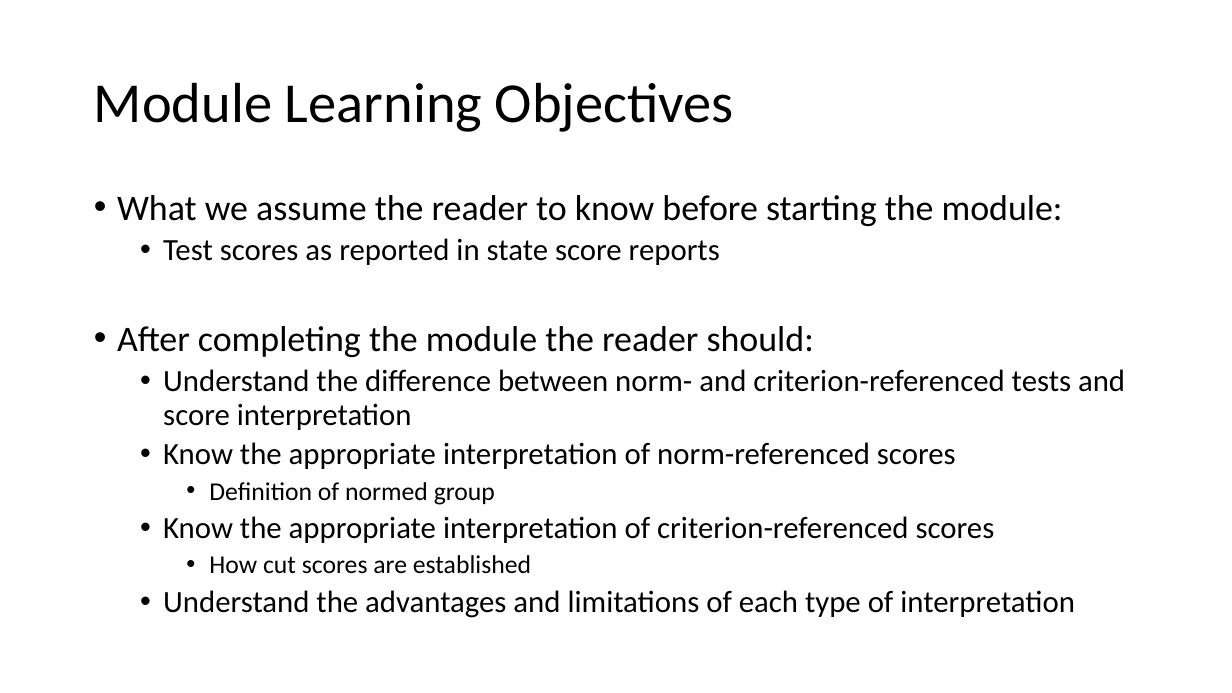
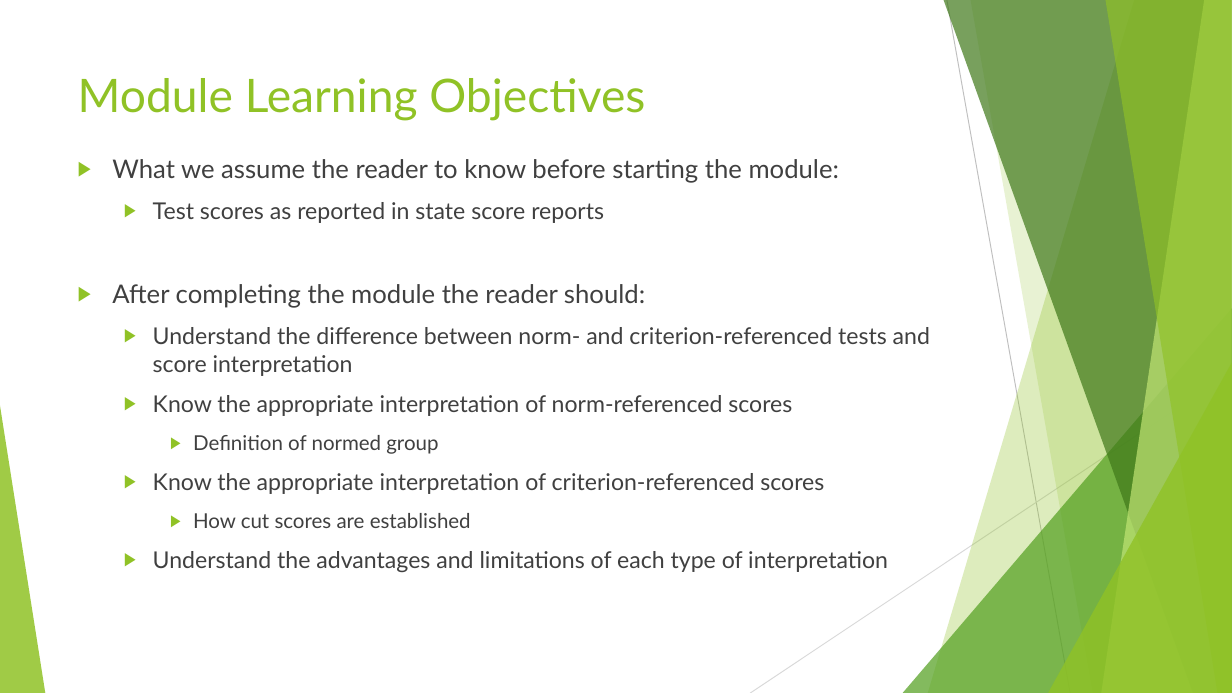
Before and after one commit to lcancado/Center-Internship-Presentations, a slide deck: slide 6 of Internship Update June 11.pptx. Drawn at 1232x693 pixels with LibreOffice and Linux fonts; fonts in the diff are those of the drawing. Boxes give left, top, right and bottom in pixels: in the first picture for what was removed or moved away, otherwise in the second. Text is boxed around its words. In the diff, an @@ line names an element or a change of style, - is before the commit and + after.

```diff
--- a/Internship Update June 11.pptx
+++ b/Internship Update June 11.pptx
@@ title "Module Learning Objectives": place and size @@
-title "Module Learning Objectives" at (94, 82, 734, 132)
+title "Module Learning Objectives" at (78, 78, 645, 121)
@@ title "Module Learning Objectives" at (78, 78, 645, 121): size 44 to 36 pt, font Calibri to Lato, text colour #000000 to #90C226; line spacing 0.9 to 1; vertical alignment middle to top @@
@@ text "What we assume the reader ...": place and size @@
-text "What we assume the reader ..." at (117, 195, 1125, 618)
+text "What we assume the reader ..." at (112, 159, 930, 572)
@@ text "What we assume the reader ..." at (112, 159, 930, 572): size 28 to 20 pt in "What we assume the reader to know ...", "After completing the module the reader should:"; font Calibri to Lato, text colour #000000 to #404040; size 24 to 18 pt in "Test scores as reported in state score ...", "Understand the difference between norm- and criterion-refere ...", "Know the appropriate interpretation of norm-referenced score ...", "Know the appropriate interpretation of criterion-referenced  ..." and 1 more places; size 20 to 16 pt in "Definition of normed group", "How cut scores are established"; bullet • to ▶; line spacing 0.9 to 1; more space between paragraphs @@
@@ group added at (0, 0, 1232, 693): 5 freeform shapes, 3 triangles, 2 lines @@
```
Also in this commit, not shown: 9 other slides changed.
